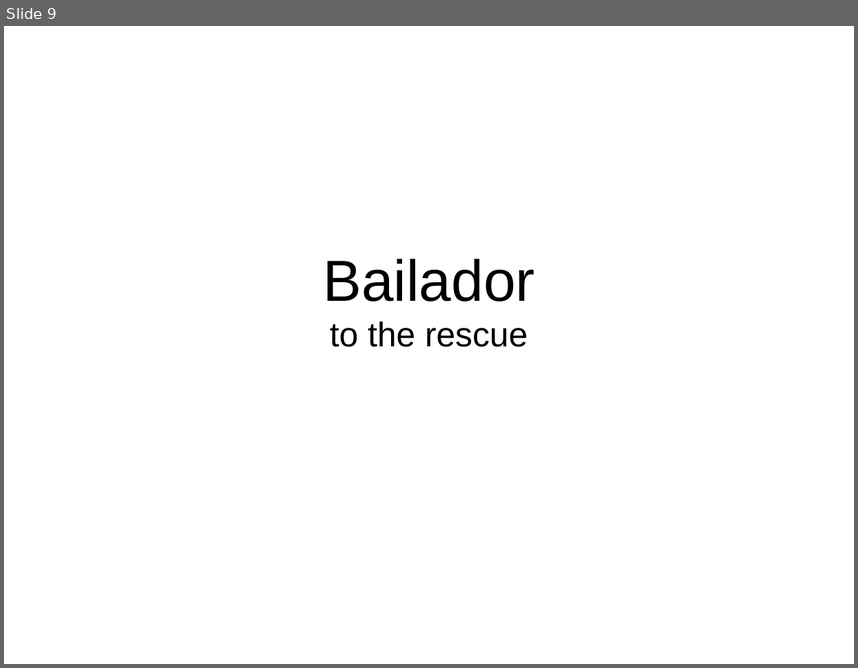
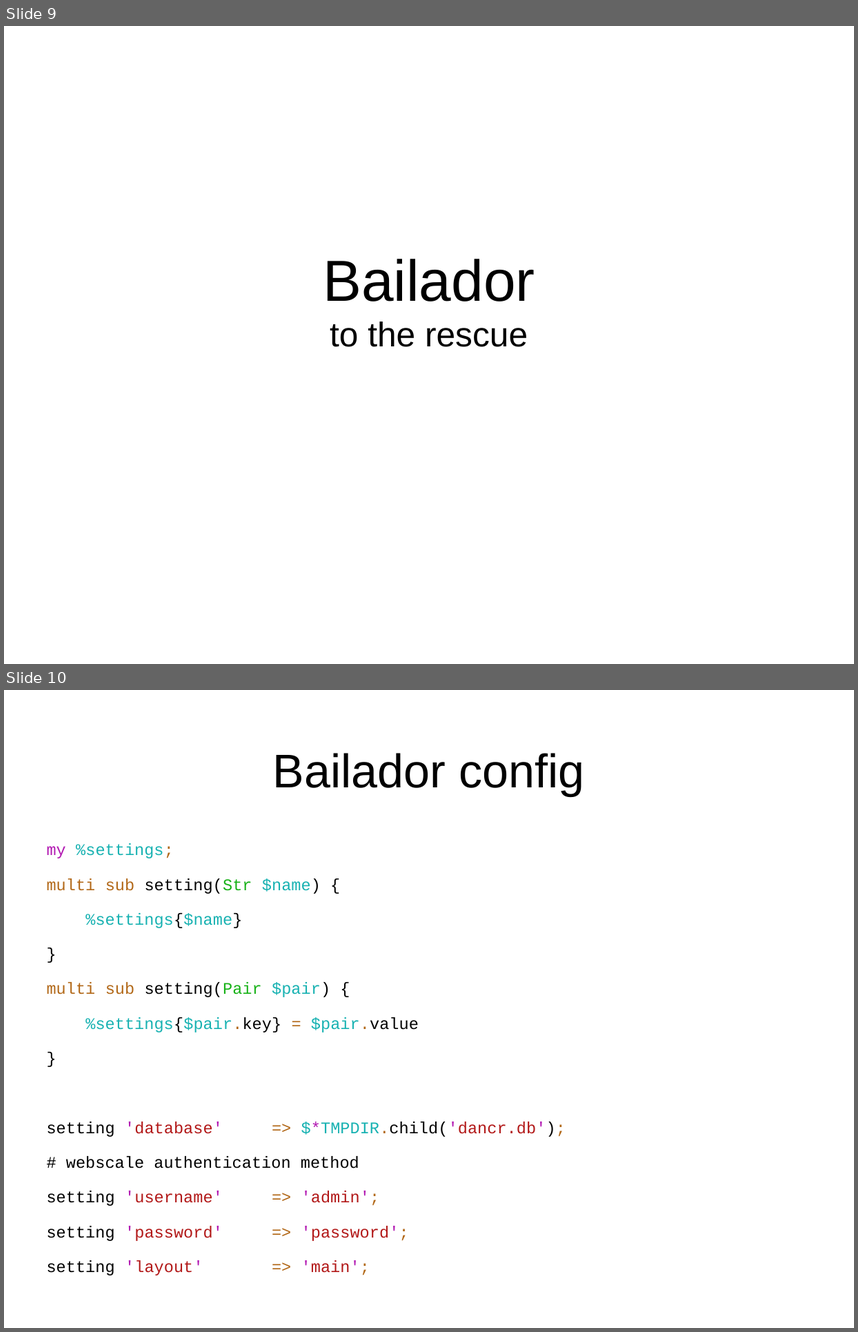
Before and after one commit to niner/talks, a slide deck: Web development and Perl 6/Web development and Perl 6.odp. Shown one above the other, each under a label of ours: slide 9 before the commit, slides 9 and 10 after it. The pictures are 858x668 and 858x1332 pixels, drawn with LibreOffice and Linux fonts; fonts in the diff are those of the drawing. Boxes give left, top, right and bottom in pixels: in the first picture for what was removed or moved away, otherwise in the second. Text is boxed around its words. In the diff, an @@ line names an element or a change of style, - is before the commit and + after.

Commit message:
About Bailador and Dancer

```diff
--- a/Web development and Perl 6/Web development and Perl 6.odp
+++ b/Web development and Perl 6/Web development and Perl 6.odp
@@ slide 10 added at bbox=[4, 690, 854, 1328], background #FFFFFF @@
@@ title added at bbox=[273, 753, 584, 796], 44 pt, text #000000 @@
+Bailador config
@@ text added at bbox=[47, 843, 566, 1275], 15.2 pt, text #000000 @@
+my %settings;
+multi sub setting(Str $name) {
+%settings{$name}
+}
+multi sub setting(Pair $pair) {
+%settings{$pair.key} = $pair.value
+}
+setting 'database' => $*TMPDIR.child('dancr.db');
+# webscale authentication method
+setting 'username' => 'admin';
+setting 'password' => 'password';
+setting 'layout' => 'main';
```
Also in this commit, not shown: 14 other slides added, 1 other file.
